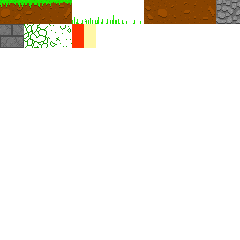
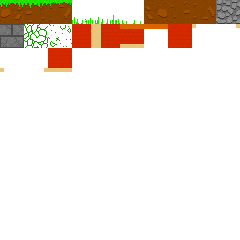
Two versions of the same layered image (240×240). Layer-by-layer changes:
renamed "Stone1 copy" to "HouseWallLeft", painted on it over left=72, top=24, right=96, bottom=48
added layer "HouseWallRight" above "HouseWallFloor" over left=96, top=24, right=120, bottom=48
added layer "HouseWallFloor" above "HouseWallFloorGround" over left=120, top=24, right=144, bottom=48
added layer "HouseWallFloorGround" above "HouseBrick" over left=144, top=24, right=168, bottom=29
added layer "HouseBrick" above "HouseWallInsideLeft" over left=168, top=24, right=192, bottom=48
added layer "HouseWallInsideLeft" above "HouseWallInsideLeftBottom copy" over left=192, top=24, right=196, bottom=28
added layer "HouseWallInsideLeftBottom copy" above "HouseWallInsideLeftBottom" over left=44, top=68, right=48, bottom=72
added layer "HouseWallInsideLeftBottom" above "HouseWallInsideRight" over left=0, top=68, right=4, bottom=72
added layer "HouseWallInsideRight" above "HouseBrickRoofNoFloor" over left=236, top=24, right=240, bottom=28
added layer "HouseBrickRoofNoFloor" over left=48, top=48, right=72, bottom=72
